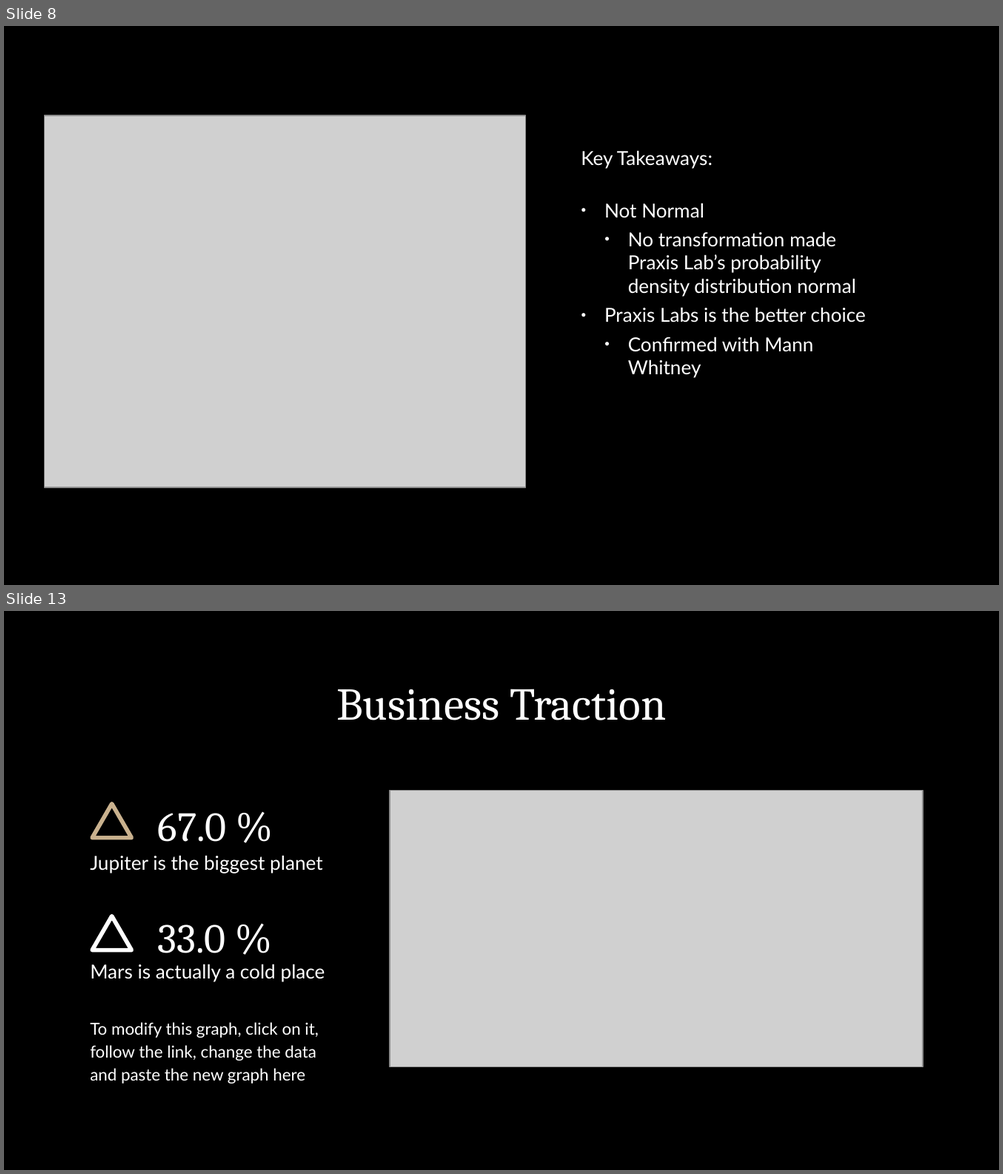
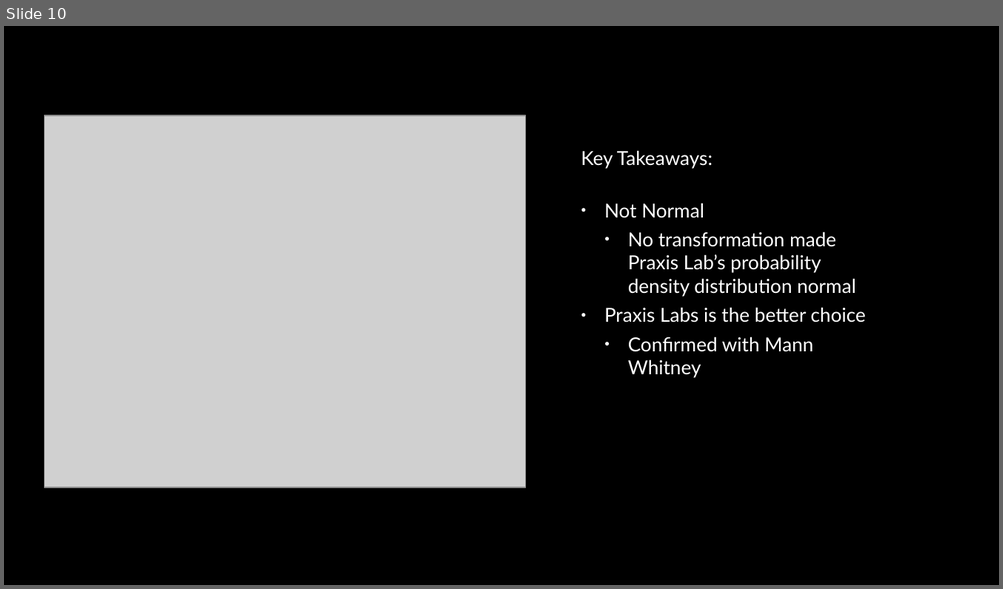
Before and after one commit to whit3am/i502_lab_results, a slide deck: reports/I502 Analysis Powerpoint.odp. Shown one above the other, each under a label of ours: slides 8 and 13 before the commit, slide 10 after it; the slides between them are not shown. The pictures are 1003x1174 and 1003x589 pixels, drawn with LibreOffice and Linux fonts; fonts in the diff are those of the drawing; grey boxes stand for pictures; background and template pictures are left out. Boxes give left, top, right and bottom in pixels: in the first picture for what was removed or moved away, otherwise in the second. Text is boxed around its words. In the diff, an @@ line names an element or a change of style, - is before the commit and + after.

```diff
--- a/reports/I502 Analysis Powerpoint.odp
+++ b/reports/I502 Analysis Powerpoint.odp
@@ slide 13 removed at [4,611,999,1170], background picture (left out) @@
@@ title removed at [336,689,666,721] @@
-Business Traction
@@ triangle removed at [93,804,132,837] @@
@@ picture removed at [390,791,923,1068] @@
@@ subtitle removed at [158,813,227,842] @@
-67.0 %
@@ text removed at [90,855,323,873] @@
-Jupiter is the biggest planet
@@ triangle removed at [93,917,132,950] @@
@@ subtitle removed at [158,925,226,954] @@
-33.0 %
@@ text removed at [90,964,325,982] @@
-Mars is actually a cold place
@@ text removed at [90,1022,318,1084] @@
-To modify this graph, click on it, follow the link, change the data and paste the new graph here
@@ what was slide 8 is now slide 10 @@
```
Also in this commit, not shown: 6 slides changed, 3 slides added, 4 other slides removed, 1 other file.
